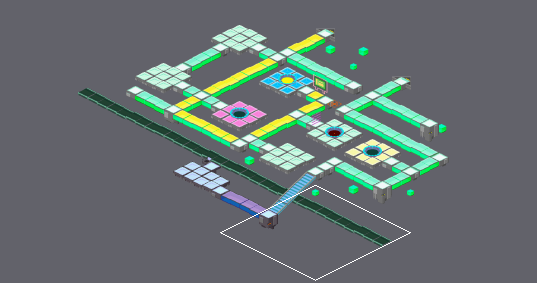
Tiled map: areas/default.tmx. The first picture is a wide view before the edit; the outline marks the close-up.
Close-up. As it was:
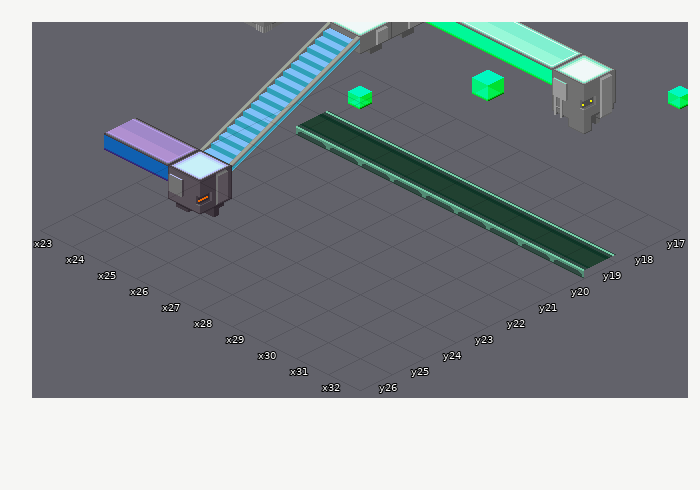
Cells are 64x32 px. Isometric: x runs down to the right, y down to the left. Shown: x 23..32, y 17..26. The commit also changed other parts of the map, which this record leaves out.
New version:
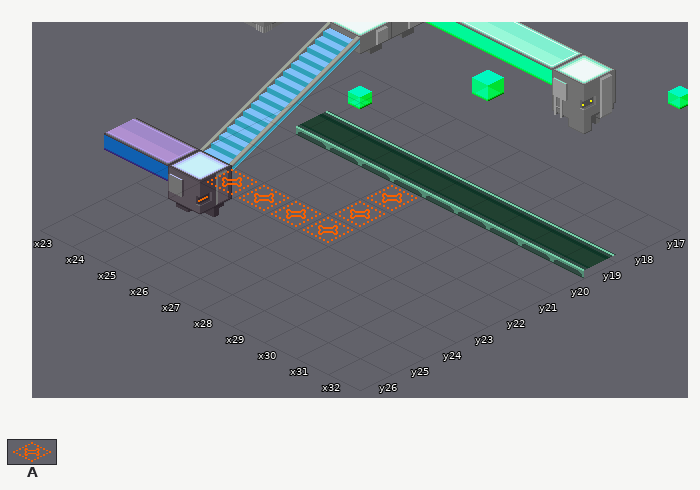
Key: from "RushTile": A 0.
Objects are placed by the point they stand on, in cells (3,4 is the top-left corner of cell 3,4); size is 1x1 cell unless given.
Commit: Slight updates to include new bbs and rush-roads
Difference:
Layer "Object Layer 4":
A new object: A "Rush Road" at 29,22.
A new object: A "Rush Road" at 29,23.
A new object: A "Rush Road" at 26,24.
A new object: A "Rush Road" at 27,24.
A new object: A "Rush Road" at 28,24.
